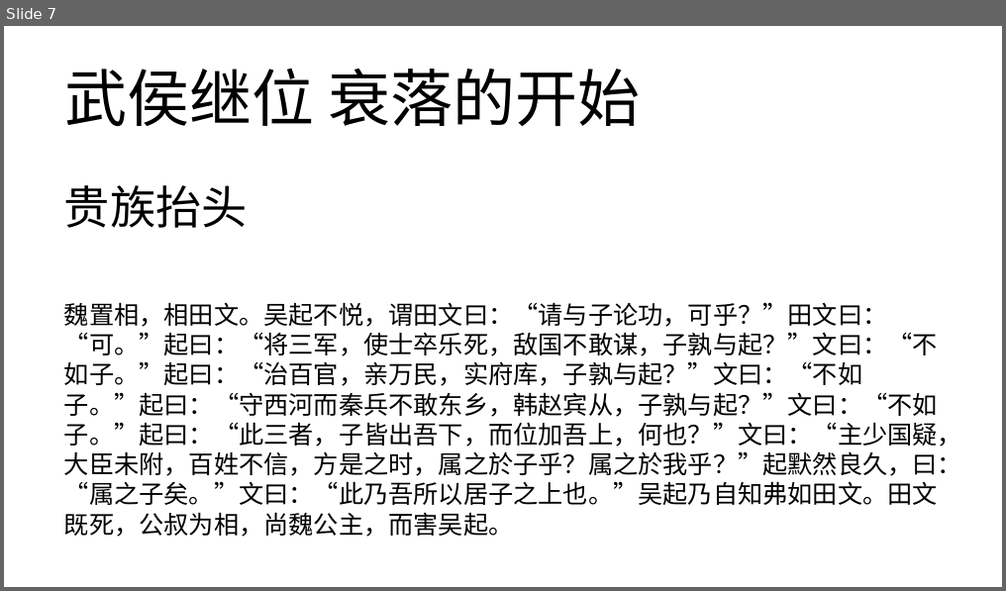
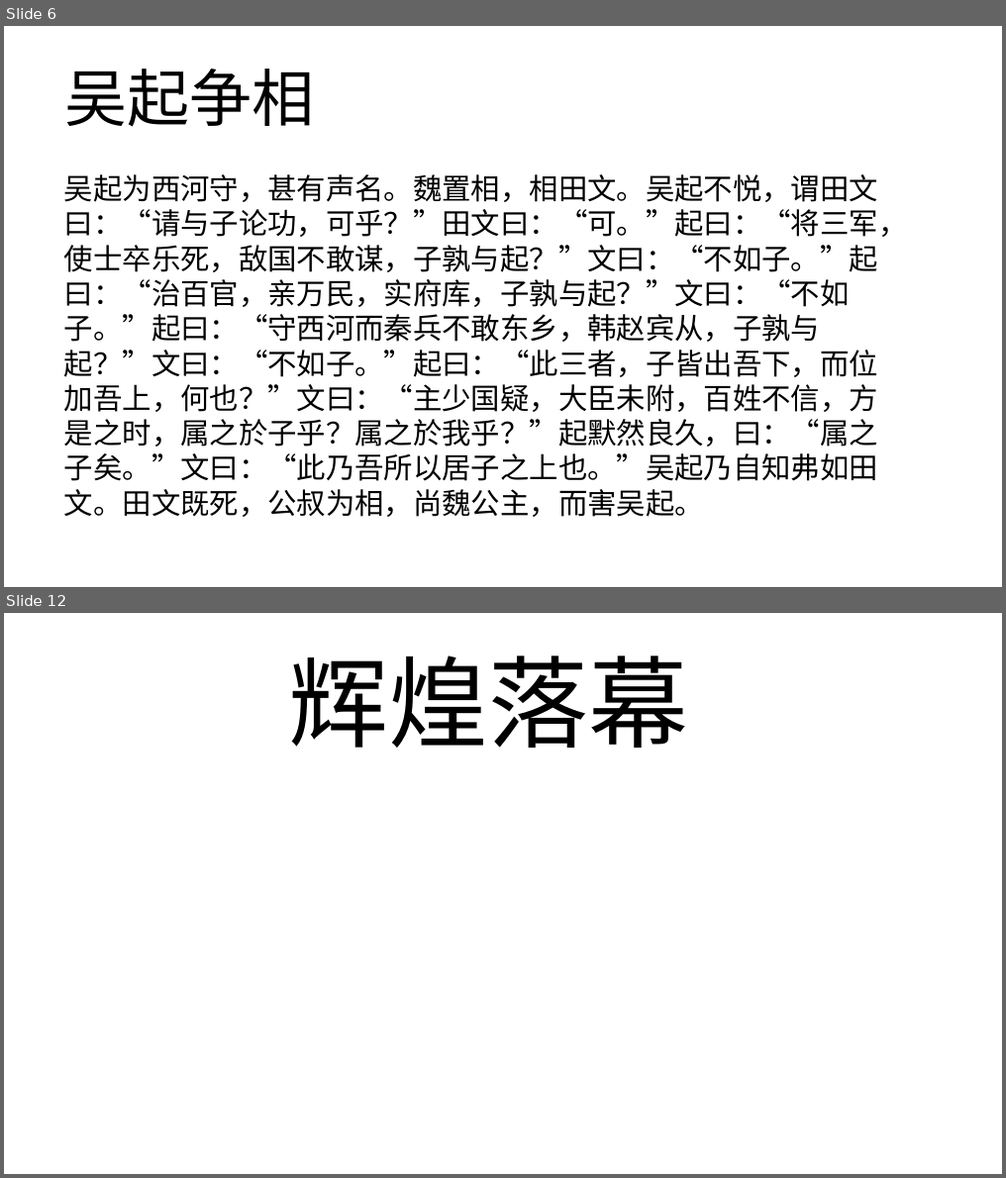
Before and after one commit to DaccPonding/learn_for_yourself, a slide deck: 阿正的分享.pptx. Shown one above the other, each under a label of ours: slide 7 before the commit, slides 6 and 12 after it; the slides between them are not shown. The pictures are 1006x591 and 1006x1178 pixels, drawn with LibreOffice and Linux fonts; fonts in the diff are those of the drawing. Boxes give left, top, right and bottom in pixels: in the first picture for what was removed or moved away, otherwise in the second. Text is boxed around its words. In the diff, an @@ line names an element or a change of style, - is before the commit and + after.

```diff
--- a/阿正的分享.pptx
+++ b/阿正的分享.pptx
@@ slide 12 added at <box>4,613,1002,1174</box>, background #FFFFFF @@
@@ title added at <box>289,656,688,748</box>, 96 pt, text #000000 @@
+辉煌落幕
@@ what was slide 7 is now slide 6 @@
@@ slide 6 changed as well @@
@@ title at <box>64,69,314,127</box>: text changed @@
-武侯继位 衰落的开始
+吴起争相
@@ text at <box>64,174,907,517</box>: text changed; size 24 to 28 pt @@
-魏置相，相田文。吴起不悦，谓田文曰：“请与子论功，可乎？”田文曰：“可。”起曰：“将三军，使士卒乐死，敌国不敢谋，子孰与起？”文曰：“不如子。”起曰：“治百官，亲万民，实府库，子孰与起？”文曰：“不如子。”起曰：“守西河而秦兵不敢东乡，韩赵宾从，子孰与起？”文曰：“不如子。”起曰：“此三者，子皆出吾下，而位加吾上，何也？”文曰：“主少国疑，大臣未附，百姓不信，方是之时，属之於子乎？属之於我乎？”起默然良久，曰：“属之子矣。”文曰：“此乃吾所以居子之上也。”吴起乃自知弗如田文。田文既死，公叔为相，尚魏公主，而害吴起。
+吴起为西河守，甚有声名。魏置相，相田文。吴起不悦，谓田文曰：“请与子论功，可乎？”田文曰：“可。”起曰：“将三军，使士卒乐死，敌国不敢谋，子孰与起？”文曰：“不如子。”起曰：“治百官，亲万民，实府库，子孰与起？”文曰：“不如子。”起曰：“守西河而秦兵不敢东乡，韩赵宾从，子孰与起？”文曰：“不如子。”起曰：“此三者，子皆出吾下，而位加吾上，何也？”文曰：“主少国疑，大臣未附，百姓不信，方是之时，属之於子乎？属之於我乎？”起默然良久，曰：“属之子矣。”文曰：“此乃吾所以居子之上也。”吴起乃自知弗如田文。田文既死，公叔为相，尚魏公主，而害吴起。
@@ text removed at <box>64,185,248,228</box> @@
-贵族抬头
```
Also in this commit, not shown: 5 other slides changed, 5 other slides added, 1 slide removed, 1 other file.
